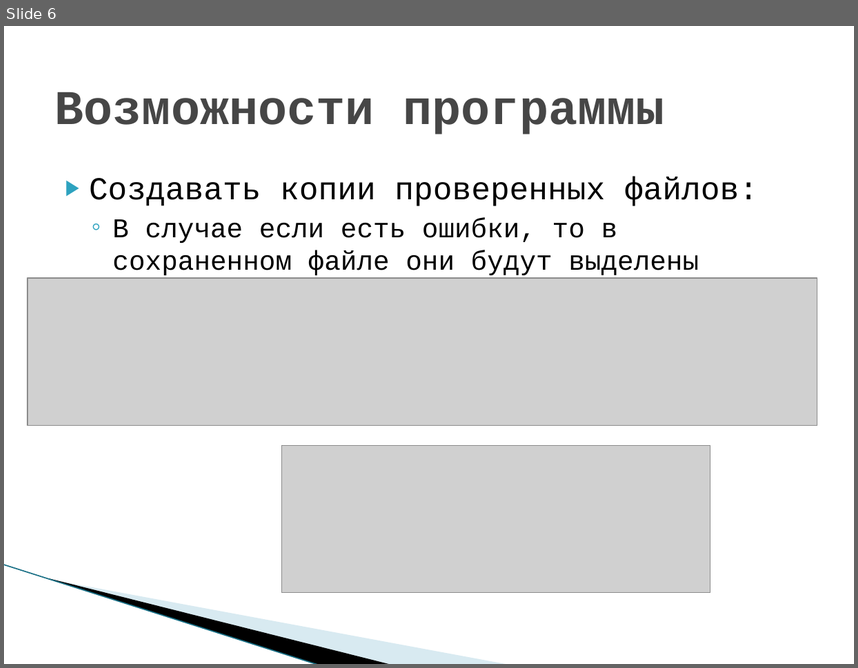
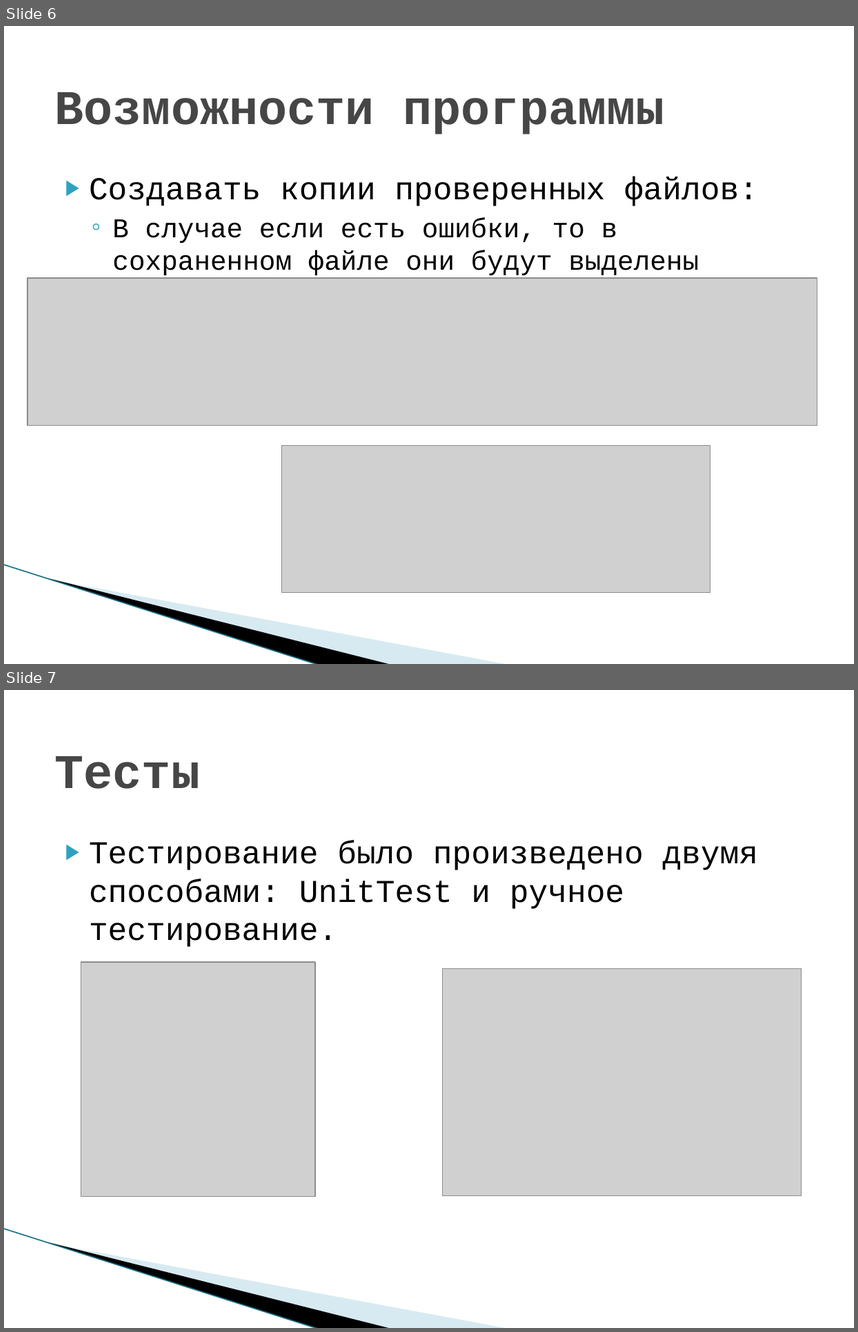
Before and after one commit to Course-and-Co/Excel-and-Cisharp, a slide deck: Презентация.pptx. Shown one above the other, each under a label of ours: slide 6 before the commit, slides 6 and 7 after it. The pictures are 858x668 and 858x1332 pixels, drawn with LibreOffice and Linux fonts; fonts in the diff are those of the drawing; grey boxes stand for pictures; background and template pictures are left out. Boxes give left, top, right and bottom in pixels: in the first picture for what was removed or moved away, otherwise in the second. Text is boxed around its words. In the diff, an @@ line names an element or a change of style, - is before the commit and + after.

```diff
--- a/Презентация.pptx
+++ b/Презентация.pptx
@@ slide 7 added at (4,690,854,1328), background #FFFFFF; not listed: 3 template elements that a slide beside it also shows @@
@@ title added at (55,756,200,789), 41 pt, text #464646, bold @@
+Тесты
@@ text added at (89,840,758,947), 27 pt, text #000000 @@
+▶ Тестирование было произведено двумя способами: UnitTest и ручное тестирование.
@@ picture added at (81,962,316,1196) @@
@@ picture added at (443,969,802,1196) @@
```
Also in this commit, not shown: 9 slides changed, 2 other slides added, 5 other files.
